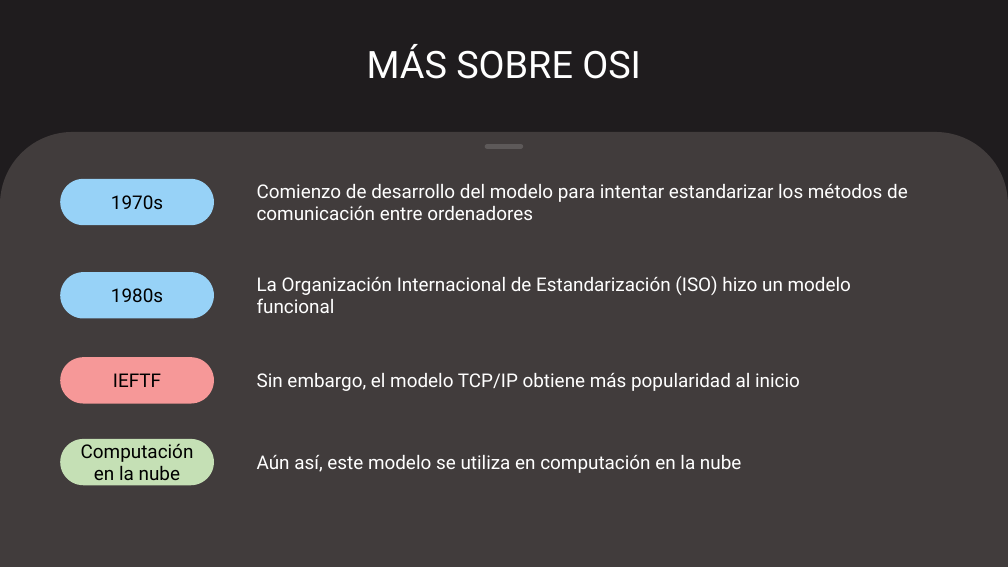
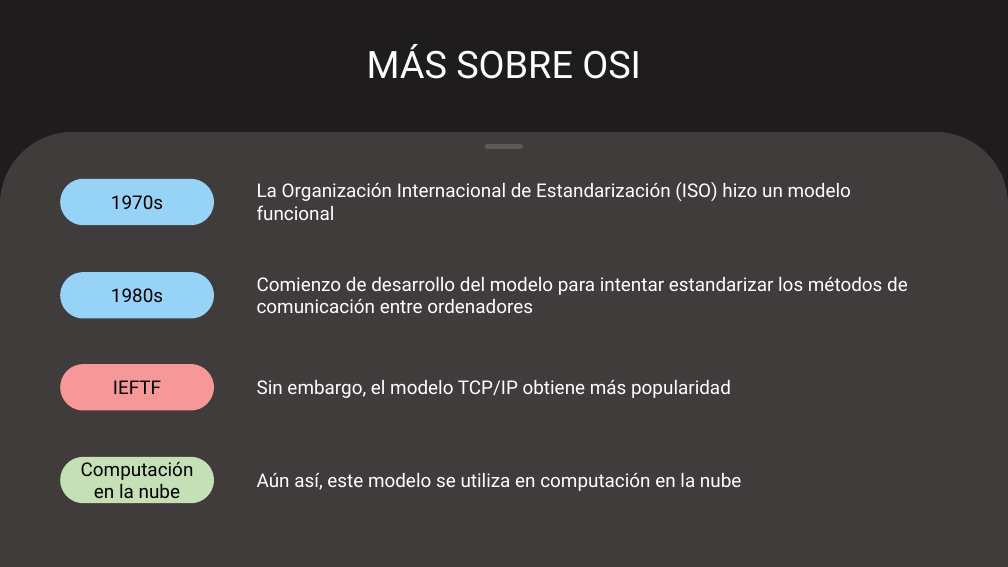
Before and after one commit to UrkoU/Dev, a slide deck: slide 8 of DESP/TCPIP-OSIpptx.pptx. Drawn at 1008x567 pixels with LibreOffice and Linux fonts; fonts in the diff are those of the drawing. Boxes give left, top, right and bottom in pixels: in the first picture for what was removed or moved away, otherwise in the second. Text is boxed around its words. In the diff, an @@ line names an element or a change of style, - is before the commit and + after.

```diff
--- a/DESP/TCPIP-OSIpptx.pptx
+++ b/DESP/TCPIP-OSIpptx.pptx
@@ text "La Organización Internacional de Estandarización ...": place and size @@
-text "La Organización Internacional de Estandarización ..." at <box>257,276,851,313</box>
+text "La Organización Internacional de Estandarización ..." at <box>257,182,851,220</box>
@@ text "Comienzo de desarrollo del modelo ...": place and size @@
-text "Comienzo de desarrollo del modelo ..." at <box>257,184,908,220</box>
+text "Comienzo de desarrollo del modelo ..." at <box>257,277,908,313</box>
@@ rounded rectangle "IEFTF": place and size @@
-rounded rectangle "IEFTF" at <box>60,357,214,403</box>
+rounded rectangle "IEFTF" at <box>60,364,214,411</box>
@@ text at <box>257,380,731,398</box>: text changed @@
-Sin embargo, el modelo TCP/IP obtiene más popularidad al inicio
+Sin embargo, el modelo TCP/IP obtiene más popularidad
@@ rounded rectangle "Computación en la nube": place and size @@
-rounded rectangle "Computación en la nube" at <box>60,439,214,485</box>
+rounded rectangle "Computación en la nube" at <box>60,457,214,503</box>
@@ text "Aún así, este modelo se ...": place and size @@
-text "Aún así, este modelo se ..." at <box>257,455,741,473</box>
+text "Aún así, este modelo se ..." at <box>257,473,741,491</box>
```
Also in this commit, not shown: 2 other files.
